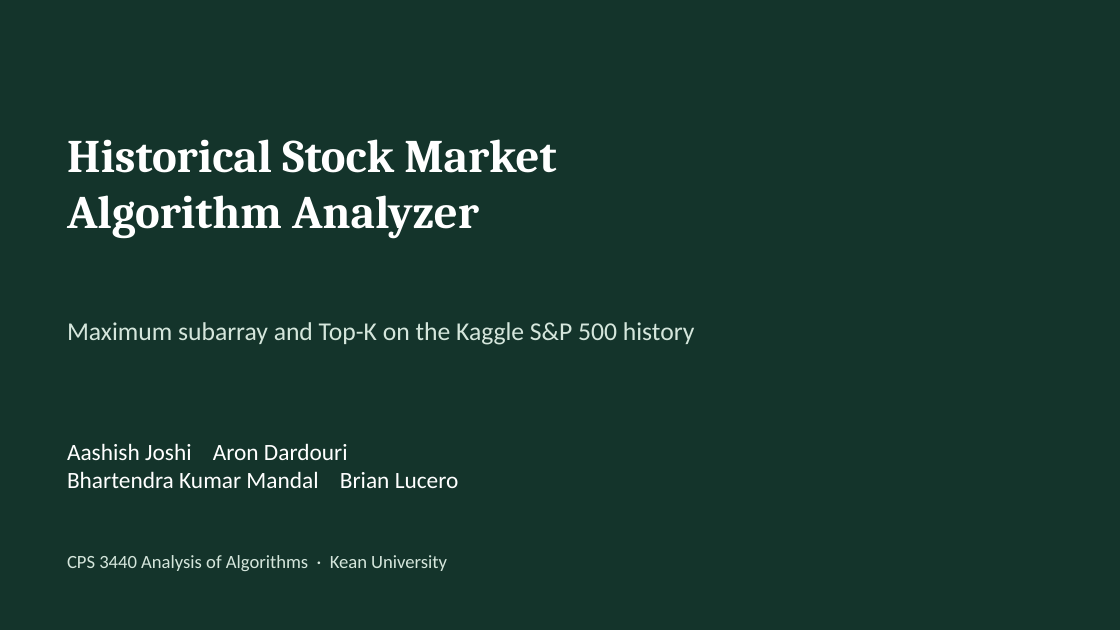
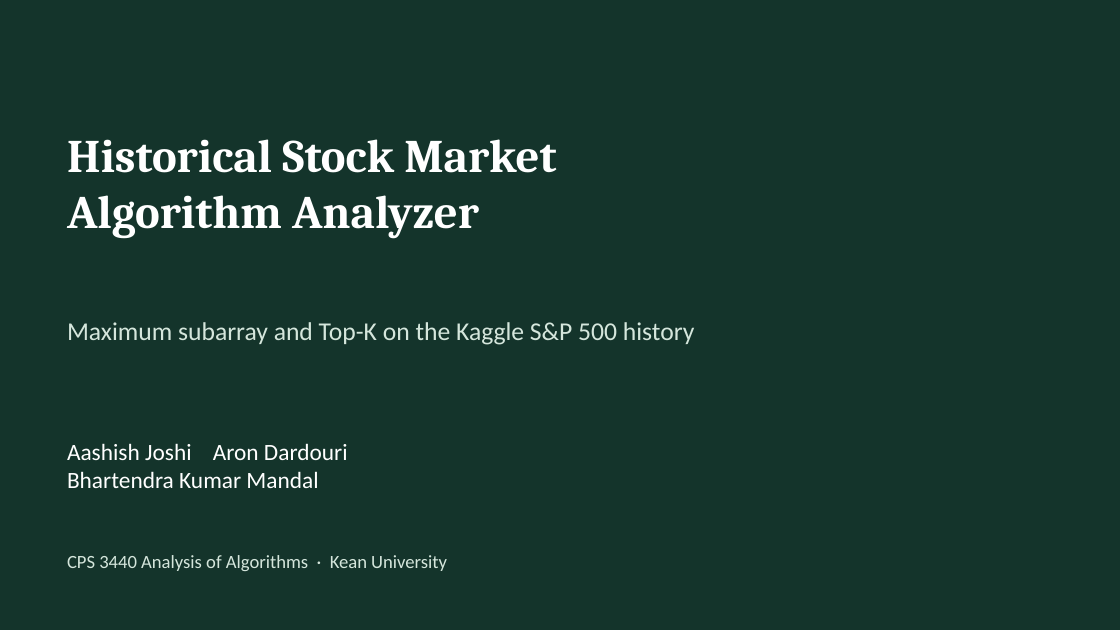
Before and after one commit to aashish000000/CPS3440-Stock-Algorithm-Analyzer, a slide deck: slide 1 of presentation/CPS3440-Stock-Algorithm-Analyzer.pptx. Drawn at 1120x630 pixels with LibreOffice and Linux fonts; fonts in the diff are those of the drawing. Boxes give left, top, right and bottom in pixels: in the first picture for what was removed or moved away, otherwise in the second. Text is boxed around its words. In the diff, an @@ line names an element or a change of style, - is before the commit and + after.

```diff
--- a/presentation/CPS3440-Stock-Algorithm-Analyzer.pptx
+++ b/presentation/CPS3440-Stock-Algorithm-Analyzer.pptx
@@ text at [67, 443, 348, 488]: text changed @@
-Aashish Joshi Aron Dardouri
-Bhartendra Kumar Mandal Brian Lucero
+Aashish Joshi Aron Dardouri
+Bhartendra Kumar Mandal
```
Also in this commit, not shown: 5 other slides changed, 9 other files.
